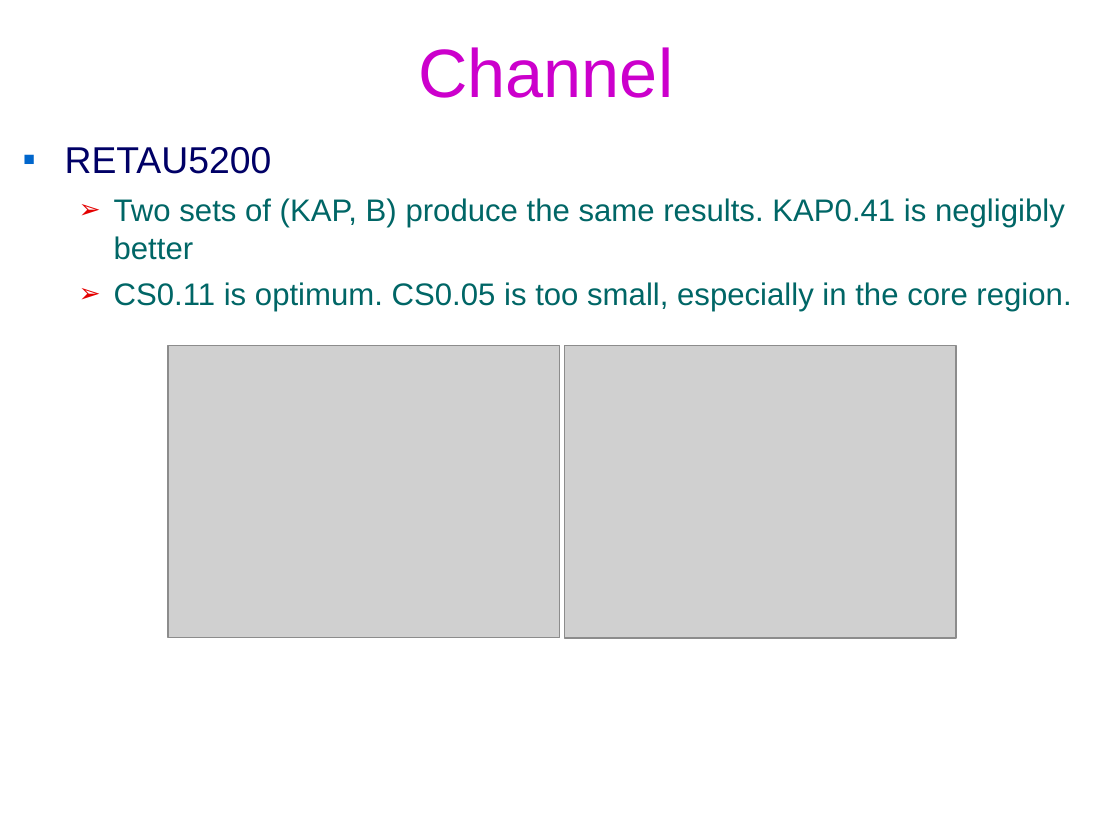
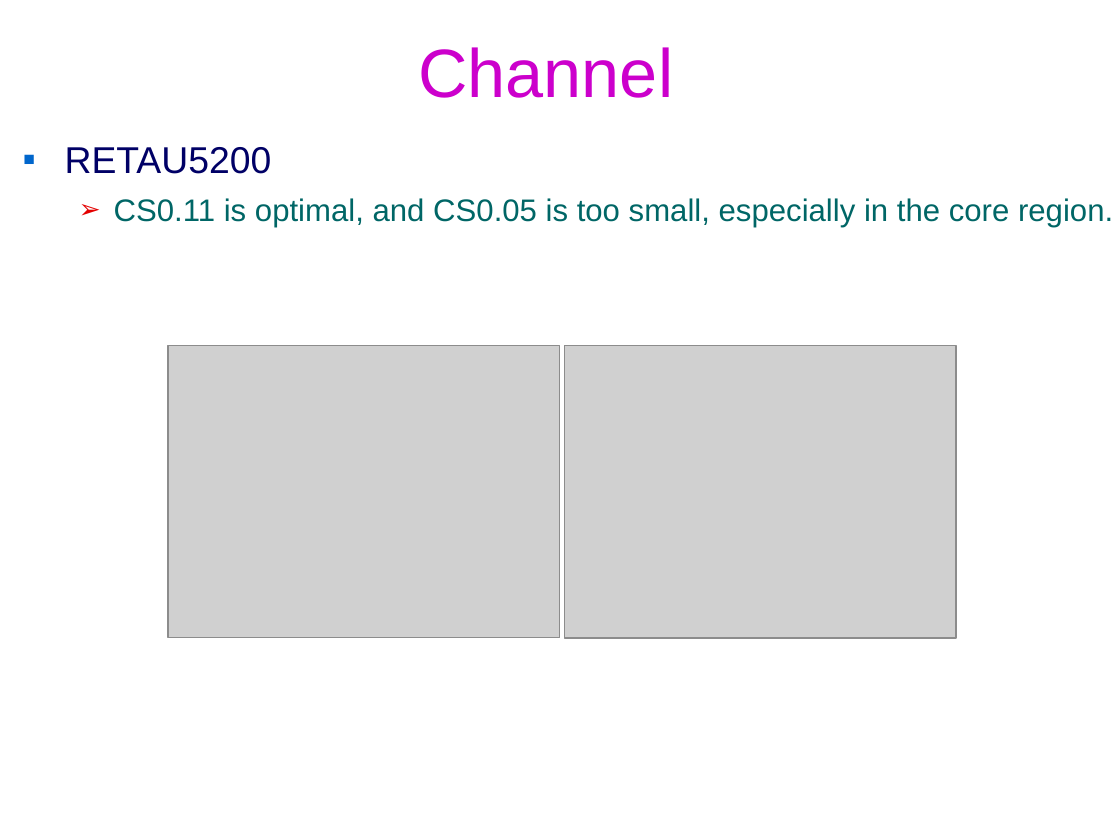
Before and after one commit to federicoVerolini/CaLES, a slide deck: slide 12 of docs/vv.pptx (slide 8 before the commit). Drawn at 1120x840 pixels with LibreOffice and Linux fonts; fonts in the diff are those of the drawing; grey boxes stand for pictures; background and template pictures are left out. Boxes give left, top, right and bottom in pixels: in the first picture for what was removed or moved away, otherwise in the second. Text is boxed around its words. In the diff, an @@ line names an element or a change of style, - is before the commit and + after.

```diff
--- a/docs/vv.pptx
+++ b/docs/vv.pptx
@@ text at box(114, 198, 1113, 228): text changed @@
-  ➢ Two sets of (KAP, B) produce the same results. KAP0.41 is negligibly better
-  ➢ CS0.11 is optimum. CS0.05 is too small, especially in the core region.
+  ➢ CS0.11 is optimal, and CS0.05 is too small, especially in the core region.
```
Also in this commit, not shown: 3 other slides changed, 7 slides added, 8 other files.
